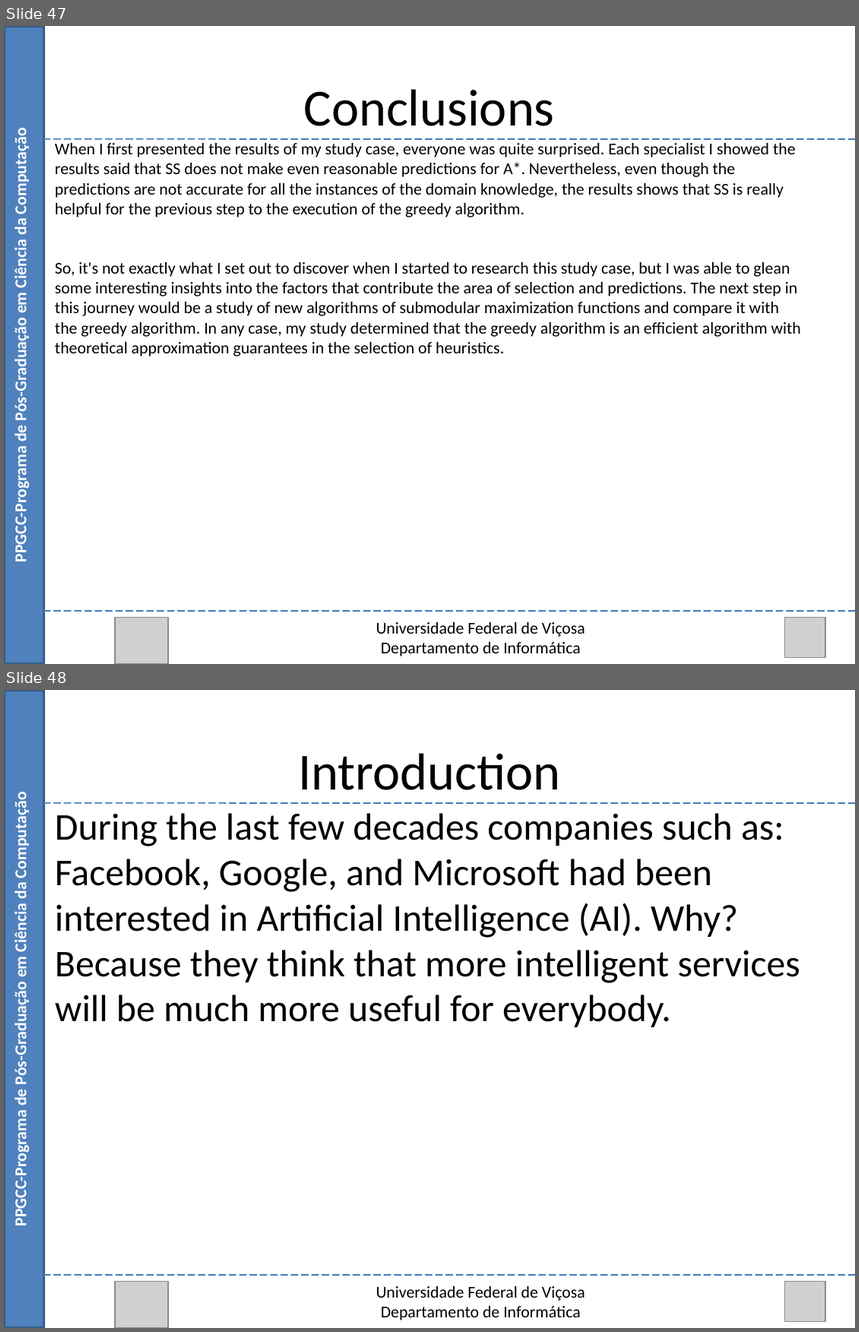
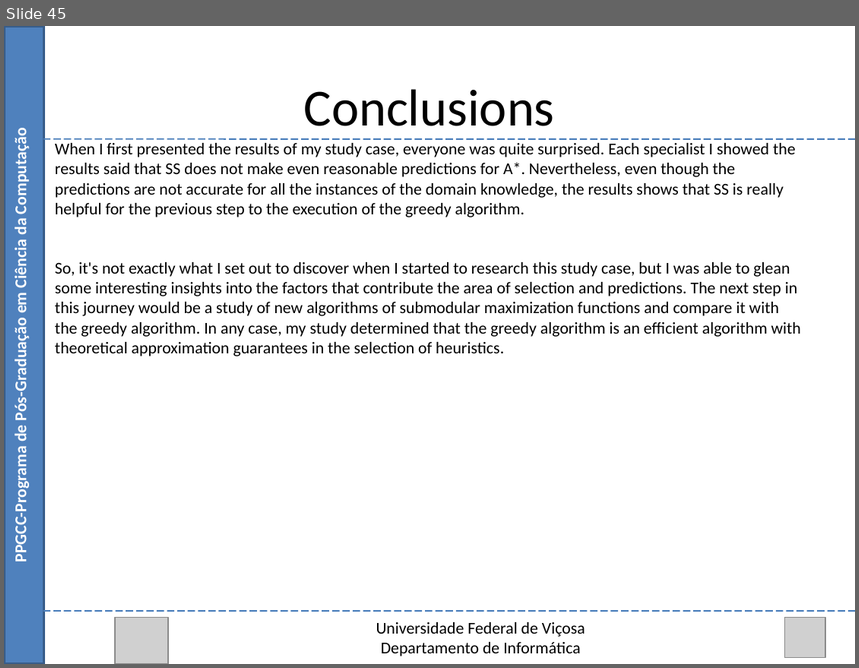
Before and after one commit to Marvinsky/research-marvin, a slide deck: latex/odp/selection heuristics.odp. Shown one above the other, each under a label of ours: slides 47 and 48 before the commit, slide 45 after it. The pictures are 859x1332 and 859x668 pixels, drawn with LibreOffice and Linux fonts; fonts in the diff are those of the drawing; grey boxes stand for pictures. Boxes give left, top, right and bottom in pixels: in the first picture for what was removed or moved away, otherwise in the second. Text is boxed around its words. In the diff, an @@ line names an element or a change of style, - is before the commit and + after.

```diff
--- a/latex/odp/selection heuristics.odp
+++ b/latex/odp/selection heuristics.odp
@@ slide 48 removed at <box>4,690,855,1328</box>, background #FFFFFF @@
@@ rectangle removed at <box>4,690,44,1328</box> @@
@@ text removed at <box>298,753,560,790</box> @@
-Introduction
@@ text removed at <box>11,801,31,1224</box> @@
-PPGCC-Programa de Pós-Graduação em Ciência da Computação
@@ line removed from (44, 803) to (855, 803) @@
@@ text removed at <box>55,813,800,1027</box> @@
-During the last few decades companies such as: Facebook, Google, and Microsoft had been interested in Artificial Intelligence (AI). Why? Because they think that more intelligent services will be much more useful for everybody.
@@ line removed from (44, 1276) to (855, 1276) @@
@@ picture removed at <box>115,1281,167,1328</box> @@
@@ picture removed at <box>785,1281,826,1322</box> @@
@@ text removed at <box>376,1287,585,1321</box> @@
-Universidade Federal de Viçosa
-Departamento de Informática
@@ what was slide 47 is now slide 45 @@
```
Also in this commit, not shown: 10 slides changed, 7 other slides removed, 3 other files.
